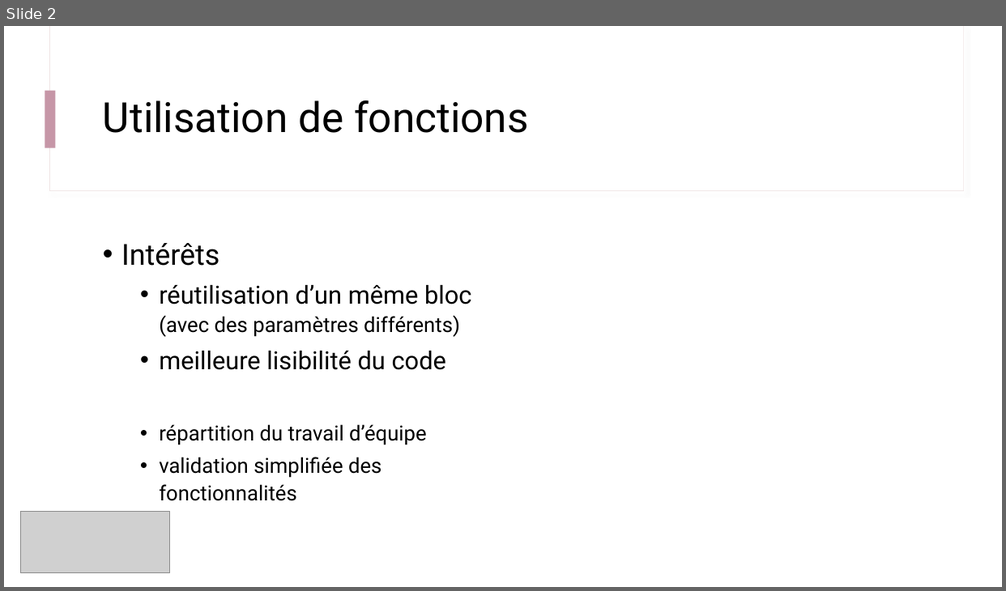
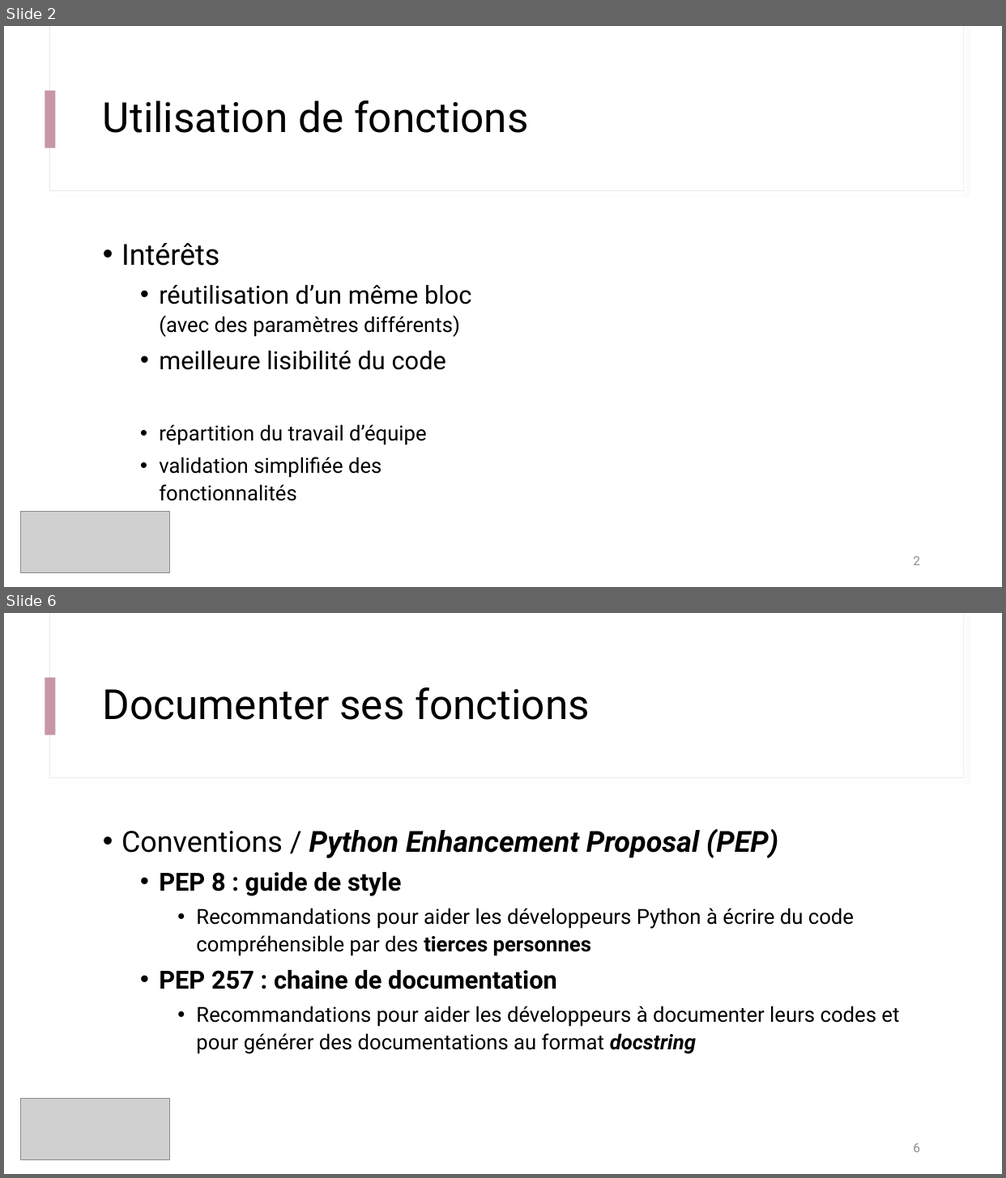
Before and after one commit to IOGS-Digital-Methods/semester-5, a slide deck: s5_outils_numeriques/b1_outils_numeriques/seance1_demistifier_python/B1_2_Fonctions_Modules.pptx. Shown one above the other, each under a label of ours: slide 2 before the commit, slides 2 and 6 after it; the slides between them are not shown. The pictures are 1006x591 and 1006x1178 pixels, drawn with LibreOffice and Linux fonts; fonts in the diff are those of the drawing; grey boxes stand for pictures. Boxes give left, top, right and bottom in pixels: in the first picture for what was removed or moved away, otherwise in the second. Text is boxed around its words. In the diff, an @@ line names an element or a change of style, - is before the commit and + after.

```diff
--- a/s5_outils_numeriques/b1_outils_numeriques/seance1_demistifier_python/B1_2_Fonctions_Modules.pptx
+++ b/s5_outils_numeriques/b1_outils_numeriques/seance1_demistifier_python/B1_2_Fonctions_Modules.pptx
@@ slide 6 added at <box>4,613,1002,1174</box>, background #FFFFFF; not listed: 3 template elements that a slide beside it also shows @@
@@ title added at <box>103,688,590,720</box>, 40 pt, text #000000 @@
+Documenter ses fonctions
@@ text added at <box>121,829,899,1054</box>, 20 pt, text #000000 @@
+• Conventions / Python Enhancement Proposal (PEP)
+  • PEP 8 : guide de style
+    • Recommandations pour aider les développeurs Python à écrire du code compréhensible par des tierces personnes
+  • PEP 257 : chaine de documentation
+    • Recommandations pour aider les développeurs à documenter leurs codes et pour générer des documentations au format docstring
@@ picture added at <box>20,1099,170,1161</box> @@
@@ page number added at <box>913,1144,920,1152</box>, 12 pt, text #8C8C8C @@
+6
@@ slide 2 changed as well @@
@@ page number added at <box>913,557,920,565</box>, 12 pt, text #8C8C8C @@
+2
```
Also in this commit, not shown: 2 other slides changed, 7 other slides added, 45 other files.
